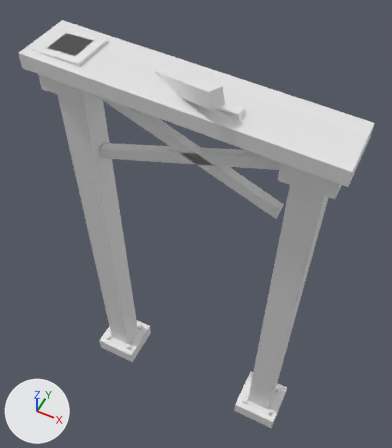
An edit to the glTF model assets/source/infrastructure/directorate/conveyors/models/support_heavy_tier1/critical_lod0.glb, drawn before and after from the same camera.
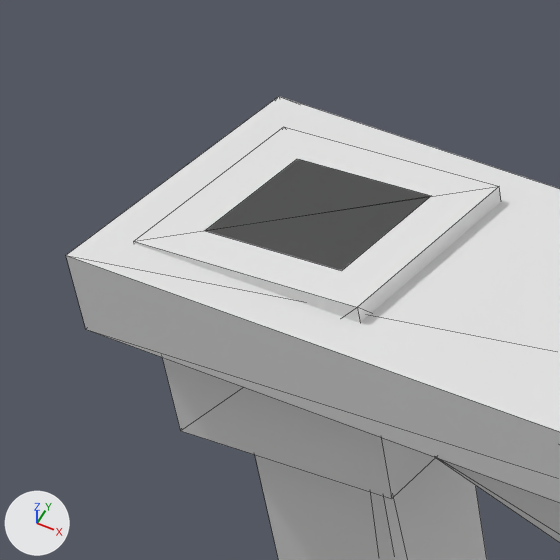
Each version is shown whole from a camera (50 mm lens) standing at (0.1406, -0.2666, 0.5963) and looking at (-0.005, 0.0246, 0.2323), then close up on the part from 1% to 31% of the width and 0% to 26% of the height. Arrows for +X, +Y and +Z are at lower left; the lights stay in place. The first two pictures are the older version. The close-ups show mesh edges as thin lines. Vertices at exactly the same position are counted once.

In view in the first close-up: 'critical_lod0'.
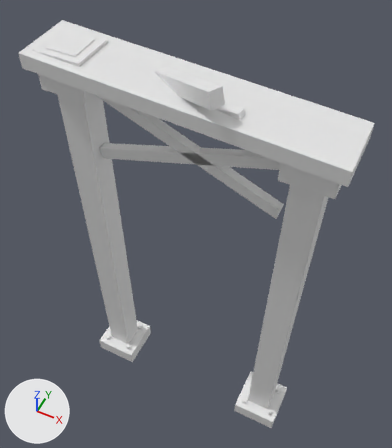
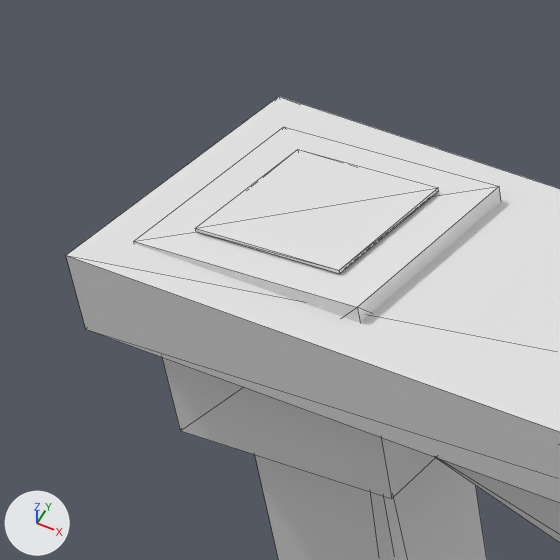
Edits to the scene script, one JSON object a line:
```json
{"block": "me_critical_lod0", "where": "# used by ob_critical_lod0; location = (0.0, 0.0, 0.0)"}
{"op": "remove", "block": "me_critical_lod0", "code": "me_critical_lod0.from_pydata(...)  # 184 vertices, 292 faces; spans x -0.114..0.118, y -0.03..0.025, z 0.0..0.415"}
{"op": "add", "block": "me_critical_lod0", "code": "me_critical_lod0.from_pydata(...)  # 192 vertices, 304 faces; spans x -0.114..0.118, y -0.03..0.025, z 0.0..0.415"}
{"block": "me_critical_lod0", "change": "me_critical_lod0 part 1: a new loose piece, a box spanning x -0.10111..-0.07667, y -0.01222..0.01222, z 0.40028..0.40083"}
```

Pixel boxes (x1, y1, x2, y2) of what changed, in the close-ups (560 x 560 px):
```json
{"part": 1, "of": "me_critical_lod0", "change": "added", "after": [195, 149, 439, 274]}
```
